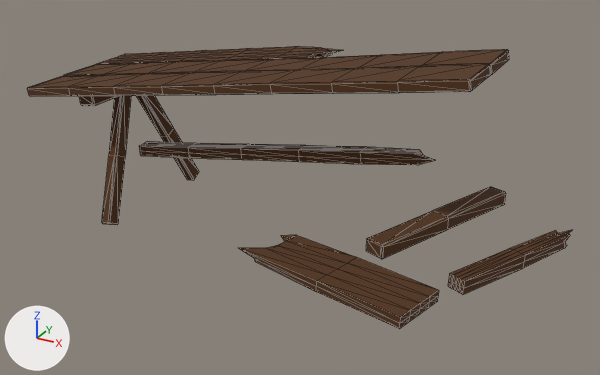
The glTF model godot/assets/props/modelle/tisch_lang_kaputt.glb, before and after one commit.
One viewpoint serves both versions: a camera (50 mm lens) standing at (1.99, -3.39, 1.69) and looking at (0.26, -0.25, 0.12). The lights are fixed; the arrows at lower left show +X, +Y and +Z. The picture after the commit comes second. Mesh edges are drawn as thin lines. Vertices at exactly the same position are counted once.

In view in the first picture: 'tisch_lang_kaputt'.
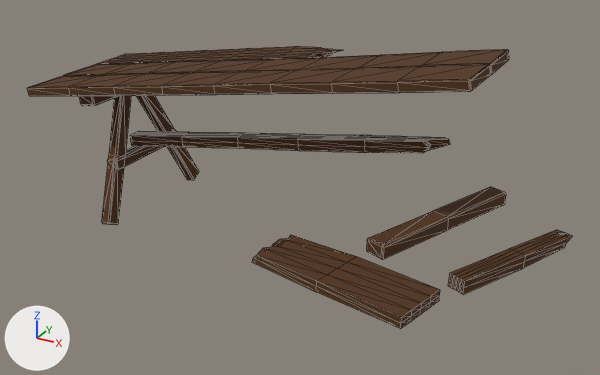
Edits to the bpy script that builds the scene:
```text
Change me_tisch_lang_kaputt:
    used by ob_tisch_lang_kaputt; location = (0.0, 0.0, 0.0)
    remove me_tisch_lang_kaputt.from_pydata(...)  # 528 vertices, 1016 faces; spans x -1.3..1.46, y -0.96..0.41, z -0.29..0.8
    add me_tisch_lang_kaputt.from_pydata(...)  # 552 vertices, 1060 faces; spans x -1.3..1.47, y -0.96..0.41, z -0.29..0.8
    me_tisch_lang_kaputt part 1: the loose piece of 78 vertices spanning x -0.88..0.84, y -0.04..0.04, z -0.01..0.31 is rebuilt with 78 vertices and now spans x -0.94..0.88, y -0.04..0.04, z 0.04..0.39
    me_tisch_lang_kaputt part 2: a new loose piece of 24 vertices spanning x -0.91..-0.84, y -0.27..0.27, z -0.01..0.06, in mat_holz (brown #533216)
    me_tisch_lang_kaputt part 3
    8 vertices are removed from x 1.39..1.45, y -0.01..0.06, z 0.0..0.06
    26 faces are deleted
    4 vertices move from x 1.44..1.46, y -0.03..0.01, z 0.0..0.06 to x 1.44..1.47, y -0.03..0.01, z 0.01..0.05
    8 vertices are added at x 1.38..1.44, y -0.02..0.06, z 0.0..0.06
    26 new faces join them
    me_tisch_lang_kaputt part 4
    7 vertices are removed from x 0.25..0.39, y -0.78..-0.56, z 0.0..0.05
    34 faces are deleted
    7 vertices move from x 0.28..0.41, y -0.8..-0.56, z 0.0..0.05 to x 0.32..0.39, y -0.79..-0.57, z 0.0..0.05
    7 vertices are added at x 0.32..0.4, y -0.8..-0.55, z 0.0..0.05
    34 new faces join them
```

Location of each change, (x1, y1, x2, y2) in pixels of the pictures (600 x 375 px; the box of a moved part takes in the faces that stretch with it):
part 1 of me_tisch_lang_kaputt, rebuilt (8% wider, 8% shorter): before (139, 141, 435, 165); after (130, 131, 450, 153)
part 2 of me_tisch_lang_kaputt, added (brown): after (107, 130, 177, 169)
part 3 of me_tisch_lang_kaputt, moved or reshaped: (511, 230, 572, 262) in both
part 4 of me_tisch_lang_kaputt, moved or reshaped: before (239, 235, 357, 292); after (252, 235, 357, 292)
